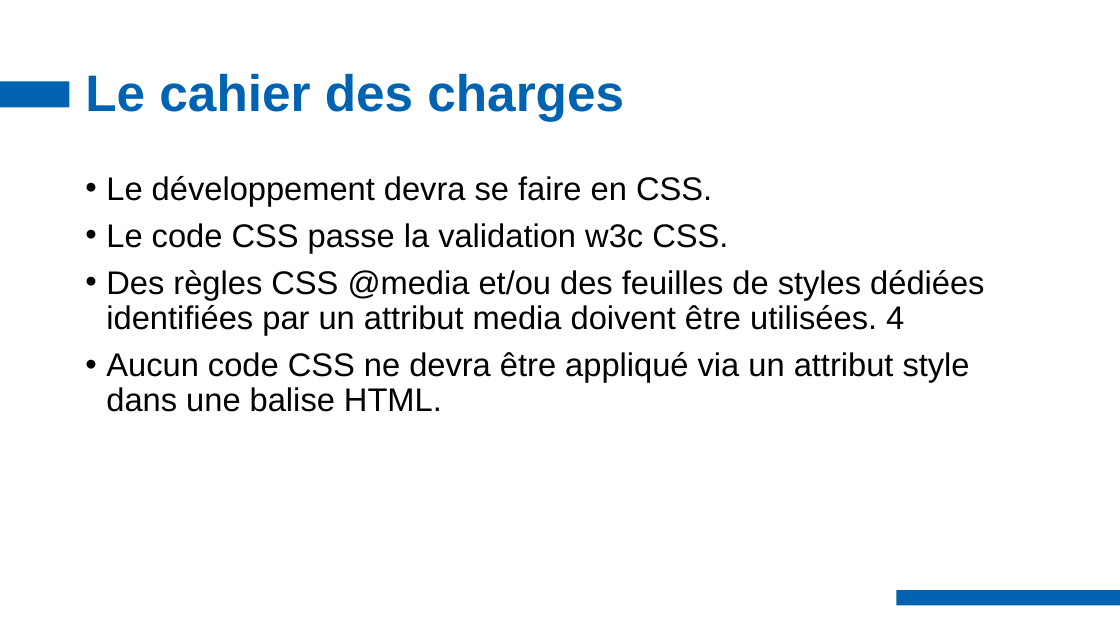
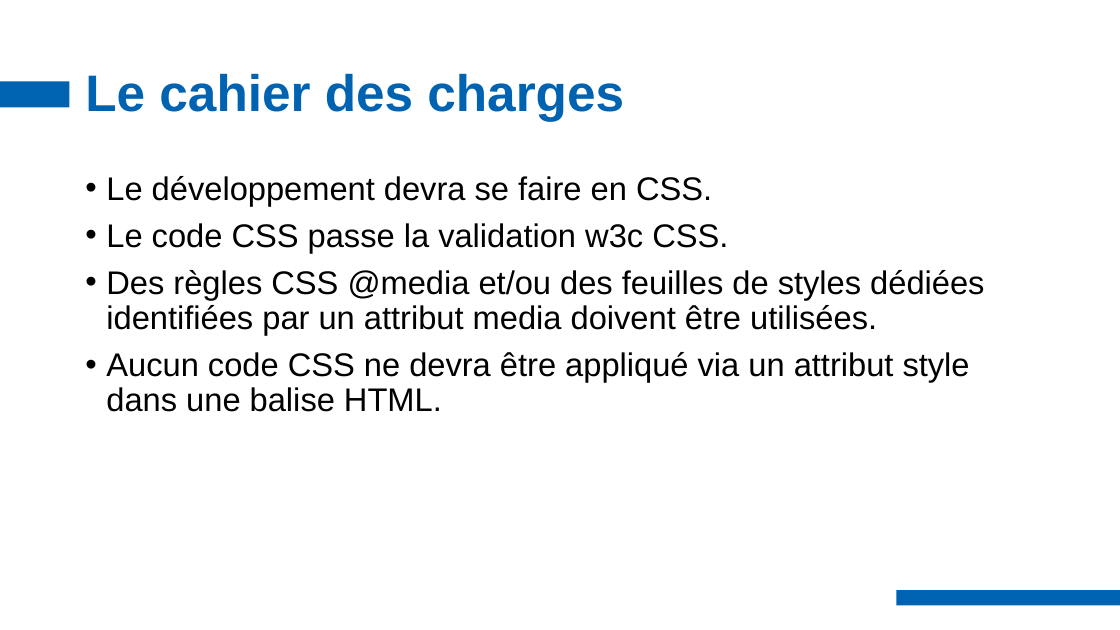
Before and after one commit to MaximeBarbotin/projet-3, a slide deck: slide 2 of support présentation.pptx. Drawn at 1120x630 pixels with LibreOffice and Linux fonts; fonts in the diff are those of the drawing; background and template pictures are left out. Boxes give left, top, right and bottom in pixels: in the first picture for what was removed or moved away, otherwise in the second. Text is boxed around its words. In the diff, an @@ line names an element or a change of style, - is before the commit and + after.

```diff
--- a/support présentation.pptx
+++ b/support présentation.pptx
@@ text at <box>106,270,984,335</box>: text changed @@
-• Des règles CSS @media et/ou des feuilles de styles dédiées identifiées par un attribut media doivent être utilisées. 4
+• Des règles CSS @media et/ou des feuilles de styles dédiées identifiées par un attribut media doivent être utilisées.
```
Also in this commit, not shown: 10 other files.
